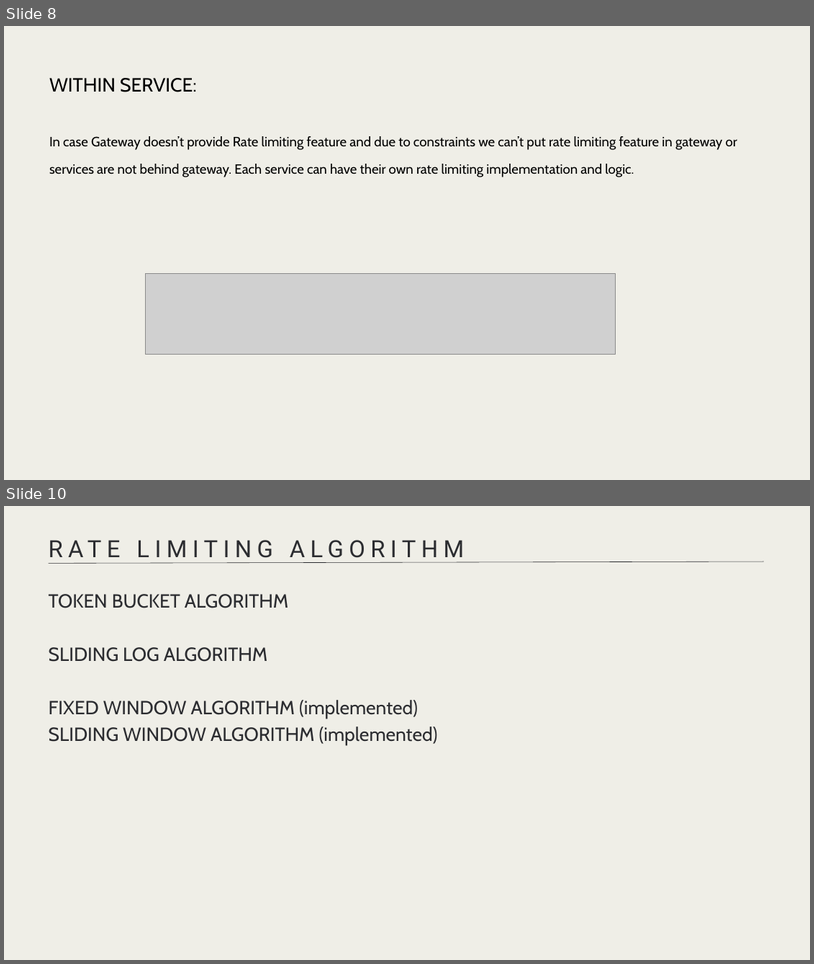
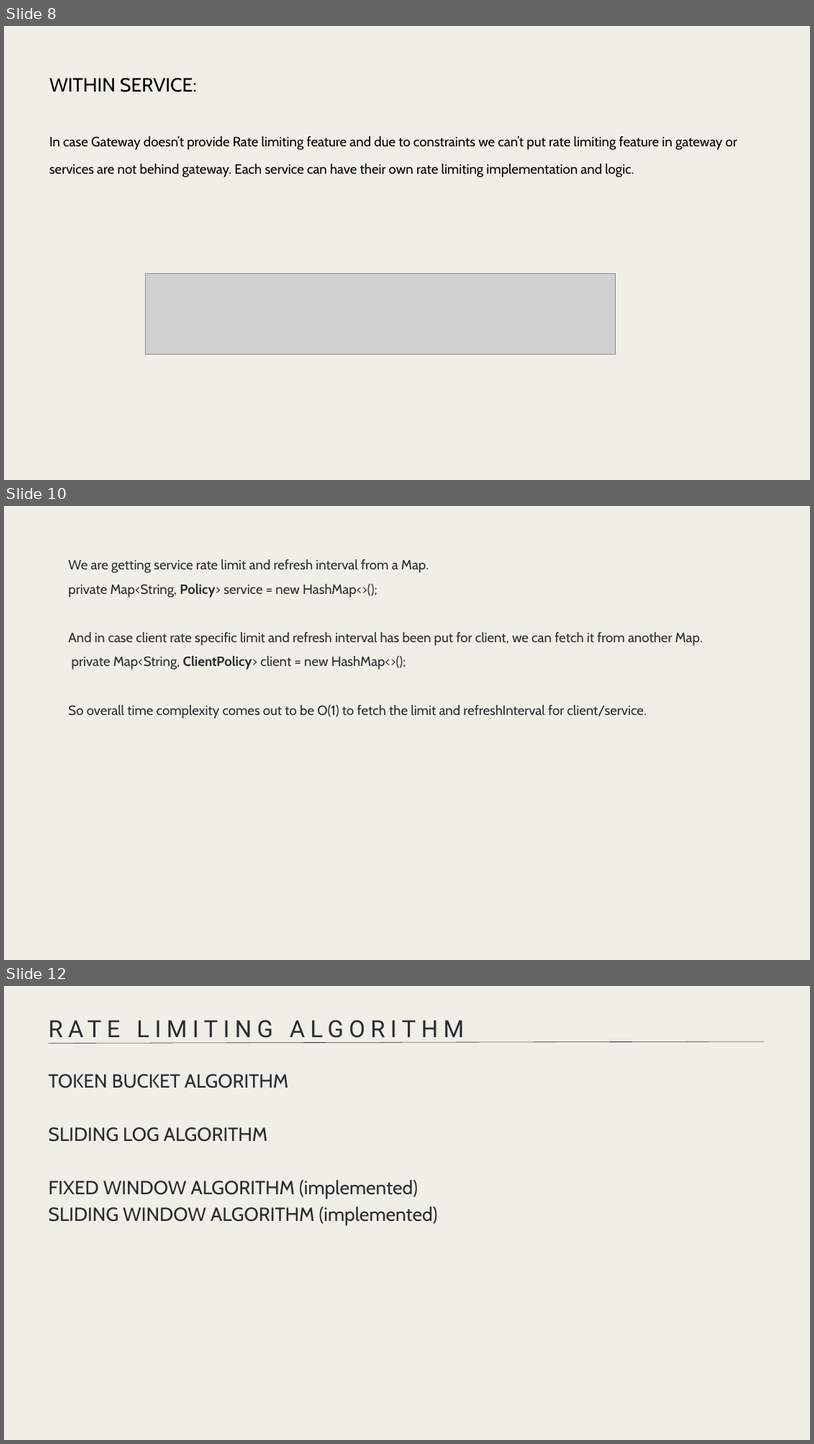
Before and after one commit to amanjot-singh10/intuit-rate-limiter, a slide deck: Intuit_Rate_Limiter_Craft_Demo.pptx. Shown one above the other, each under a label of ours: slides 8 and 10 before the commit, slides 8, 10 and 12 after it; the slides between them are not shown. The pictures are 814x964 and 814x1444 pixels, drawn with LibreOffice and Linux fonts; fonts in the diff are those of the drawing; grey boxes stand for pictures. Boxes give left, top, right and bottom in pixels: in the first picture for what was removed or moved away, otherwise in the second. Text is boxed around its words. In the diff, an @@ line names an element or a change of style, - is before the commit and + after.

```diff
--- a/Intuit_Rate_Limiter_Craft_Demo.pptx
+++ b/Intuit_Rate_Limiter_Craft_Demo.pptx
@@ slide 10 added at box(4, 506, 810, 960), background #EFEEE7 @@
@@ text added at box(68, 559, 703, 718), 24 pt, text #2B2C30 @@
+We are getting service rate limit and refresh interval from a Map.
+private Map<String, Policy> service = new HashMap<>();
+And in case client rate specific limit and refresh interval has been put for client, we can fetch it from another Map.
+private Map<String, ClientPolicy> client = new HashMap<>();
+So overall time complexity comes out to be O(1) to fetch the limit and refreshInterval for client/service.
@@ what was slide 10 is now slide 12 @@
```
Also in this commit, not shown: 1 slide changed, 1 other slide added, 26 other files.
